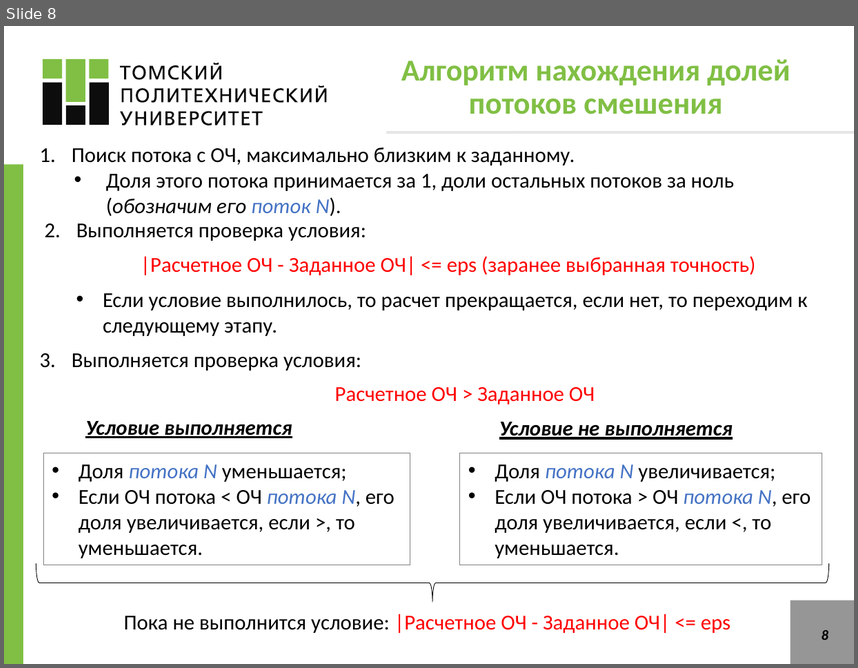
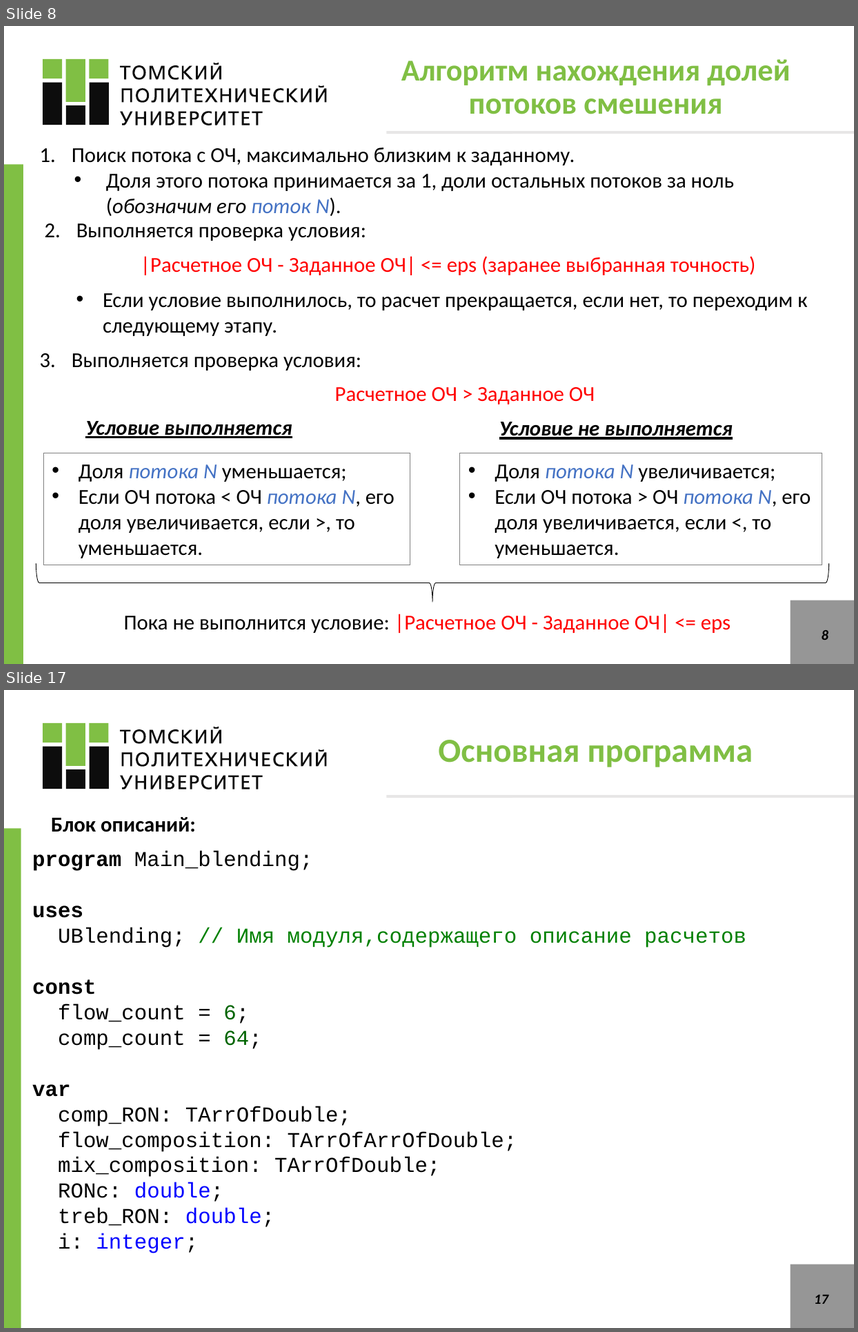
Before and after one commit to VChuzlov/SA, a slide deck: ЛБ1_blending/ЛБ_1.pptx. Shown one above the other, each under a label of ours: slide 8 before the commit, slides 8 and 17 after it; the slides between them are not shown. The pictures are 858x668 and 858x1332 pixels, drawn with LibreOffice and Linux fonts; fonts in the diff are those of the drawing. Boxes give left, top, right and bottom in pixels: in the first picture for what was removed or moved away, otherwise in the second. Text is boxed around its words. In the diff, an @@ line names an element or a change of style, - is before the commit and + after.

```diff
--- a/ЛБ1_blending/ЛБ_1.pptx
+++ b/ЛБ1_blending/ЛБ_1.pptx
@@ slide 17 added at [4, 690, 854, 1328], background #FFFFFF @@
@@ freeform shape added at [43, 723, 109, 766], fill #80BF44 @@
@@ freeform shape added at [120, 727, 326, 789], fill #0D0D0D @@
@@ freeform shape added at [43, 746, 110, 789], fill #0D0D0D @@
@@ title added at [438, 740, 753, 767], 28.6 pt, text #80BF44, bold @@
+Основная программа
@@ line added from (386, 796) to (854, 796), #E7E6E6 2.25 pt @@
@@ rectangle added at [4, 829, 21, 1328], fill #80BF44 @@
@@ text added at [51, 817, 196, 832], 18 pt, text #000000, bold @@
+Блок описаний:
@@ text added at [32, 851, 746, 1253], 18 pt, text #000000 @@
+program Main_blending;
+uses
+UBlending; // Имя модуля,содержащего описание расчетов
+const
+flow_count = 6;
+comp_count = 64;
+var
+comp_RON: TArrOfDouble;
+flow_composition: TArrOfArrOfDouble;
+mix_composition: TArrOfDouble;
+RONc: double;
+treb_RON: double;
+i: integer;
@@ rectangle added at [791, 1264, 854, 1328], fill #969696 @@
@@ page number added at [814, 1294, 829, 1303], 12 pt, text #000000, bold, italic @@
+17
```
Also in this commit, not shown: 3 slides changed, 9 other slides added, 15 slides removed, 24 other files.
